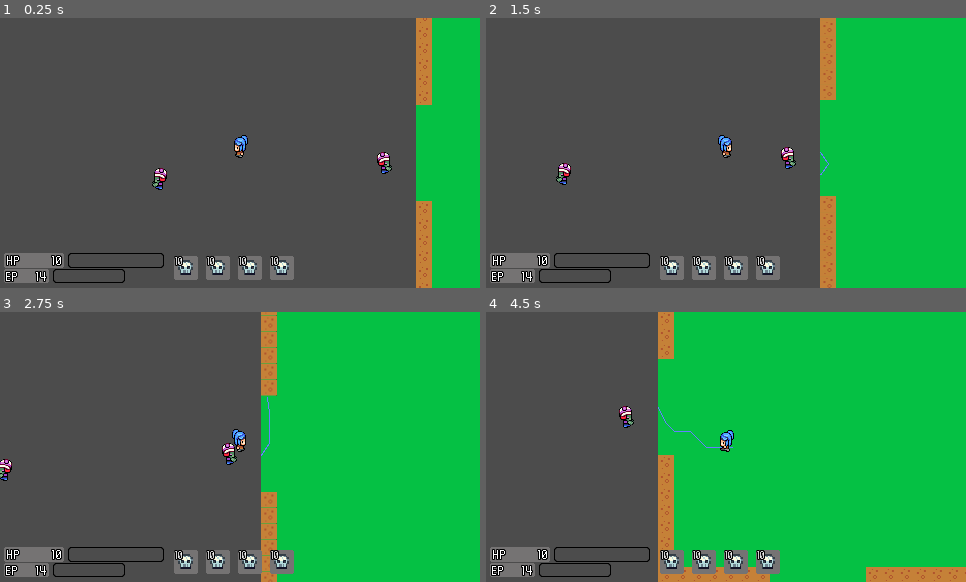
Above: before the commit, frames 1-4 (two rows, left to right).
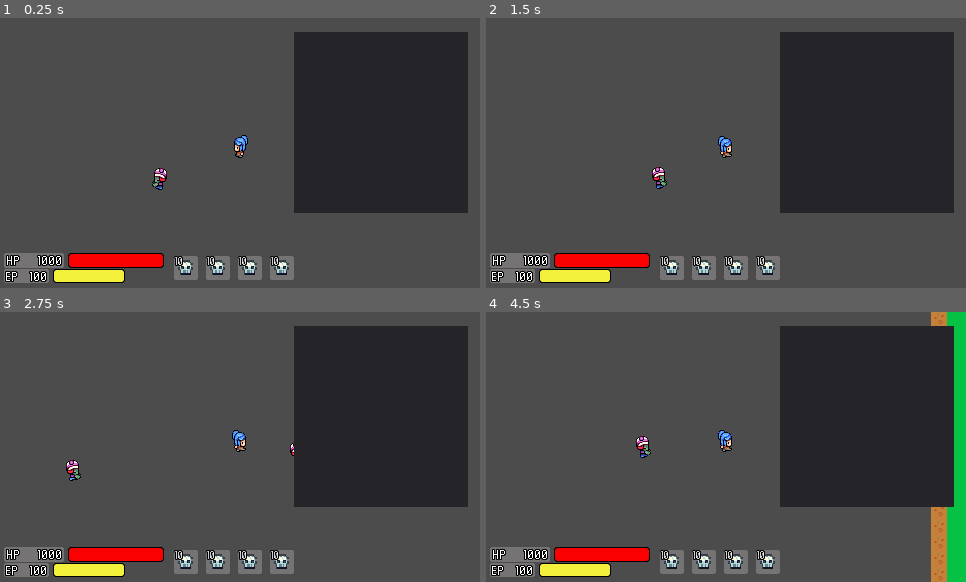
Above: after the commit, the same moments.

Repository: destroysound/DungeonCrawl
Game: Godot game, scene res://GameScene.tscn
Same seed, same stepped clock (60 frames per second), same inputs: the game is played once before the commit and once after it.
Inputs (mouse positions are in pixels of both pictures, inside the frame that each line leads up to):
- Up to frame 1 (0.25 s): no input
- Up to frame 2 (1.5 s): move the mouse to (870, 163) at 0.52 s; click (870, 163) at 0.67 s; move the mouse to (586, 174) at 1.27 s; click (586, 174) at 1.42 s
- Up to frame 3 (2.75 s): move the mouse to (288, 387) at 2.02 s; click (288, 387) at 2.17 s
- Up to frame 4 (4.5 s): move the mouse to (702, 501) at 2.77 s; click (702, 501) at 2.92 s; move the mouse to (870, 487) at 3.52 s; click (870, 487) at 3.67 s; move the mouse to (582, 406) at 4.27 s; click (582, 406) at 4.42 s

The runs differ from the first frame. In frame 1, 32% of the frame differs, in the area x 6-100%, y 0-100%; in frame 2, 38%; in frame 3, 48%; in frame 4, 62%.
Error before the commit: Invalid get index 'maxHp' (on base: 'null instance'). (res://GUI.gd:14)

Commit message:
invintory ui

Diff:
--- a/GUI.gd
+++ b/GUI.gd
@@ -11,8 +11,8 @@
 var animated_stamina = 0
 
 func _ready():
+	var playerMaxStamina = player.maxStamina
 	var playerMaxHp = player.maxHp
-	var playerMaxStamina = player.maxStamina
 	life_bar.max_value = playerMaxHp
 	stamina_bar.max_value = playerMaxStamina
 	animated_health = player.curHp
--- a/GUI.tscn
+++ b/GUI.tscn
@@ -1,15 +1,14 @@
-[gd_scene load_steps=5 format=2]
+[gd_scene load_steps=6 format=2]
 
 [ext_resource path="res://LifeBar.tscn" type="PackedScene" id=1]
 [ext_resource path="res://GUI.gd" type="Script" id=2]
 [ext_resource path="res://Ability.tscn" type="PackedScene" id=3]
 [ext_resource path="res://EnergyBar.tscn" type="PackedScene" id=4]
+[ext_resource path="res://InventoryGrid.gd" type="Script" id=5]
 
 [node name="UI" type="Control"]
 anchor_right = 1.0
 anchor_bottom = 1.0
-margin_top = 199.0
-margin_right = -19.0
 mouse_filter = 2
 script = ExtResource( 2 )
 __meta__ = {
@@ -35,7 +34,7 @@
 [node name="HBoxContainer" type="HBoxContainer" parent="GUI"]
 margin_left = 4.0
 margin_top = 24.0
-margin_right = 374.0
+margin_right = 390.0
 margin_bottom = 54.0
 mouse_filter = 2
 size_flags_vertical = 8
@@ -79,3 +78,24 @@
 [node name="Ability3" parent="GUI/HBoxContainer/Abilities" instance=ExtResource( 3 )]
 margin_left = 96.0
 margin_right = 120.0
+
+[node name="Panel" type="Panel" parent="."]
+margin_left = 294.0
+margin_top = 14.0
+margin_right = 468.0
+margin_bottom = 195.0
+__meta__ = {
+"_edit_use_anchors_": false
+}
+
+[node name="GridContainer" type="GridContainer" parent="Panel"]
+anchor_right = 1.0
+anchor_bottom = 1.0
+margin_left = 10.0
+margin_top = 10.0
+margin_right = -10.0
+margin_bottom = -10.0
+script = ExtResource( 5 )
+__meta__ = {
+"_edit_use_anchors_": false
+}
--- a/GameScene.tscn
+++ b/GameScene.tscn
@@ -41,3 +41,6 @@
 modulate = Color( 1, 1, 1, 0.498039 )
 begin_cap_mode = 2
 end_cap_mode = 2
+[connection signal="died" from="YSort/Player" to="CanvasLayer/UI" method="_on_Player_died"]
+[connection signal="health_changed" from="YSort/Player" to="CanvasLayer/UI" method="_on_Player_health_changed"]
+[connection signal="stamina_changed" from="YSort/Player" to="CanvasLayer/UI" method="_on_Player_stamina_changed"]
--- /dev/null
+++ b/InventoryGrid.gd
@@ -0,0 +1,18 @@
+extends GridContainer
+
+onready var gameScene = $"/root/GameScene"
+
+func _ready():
+	gameScene.connect("player_initialised", self, "_on_player_initialised")
+
+func _on_player_initialised(player):
+	player.inventory.connect("inventory_changed", self, "_on_player_inventory_changed")
+
+func _on_player_inventory_changed(inventory):
+	for n in get_children():
+		n.queue_free()
+
+	for item in inventory.get_items():
+		var item_label = Label.new()
+		item_label.text = "%s * %d" % [item.item_reference.name, item.quantity]
+		add_child(item_label)
--- a/Item.gd
+++ b/Item.gd
@@ -6,7 +6,7 @@
 export var max_stack_size : int = 1
 
 #examples of more properties we could store
-enum ItemType { GENERIC, CONSUMABLE, QUEST, EQUIPTMENT }
+enum ItemType { GENERIC, CONSUMABLE, QUEST, EQUIPMENT }
 export(ItemType) var type
 export var texture : Texture
 export var mesh : Mesh
--- /dev/null
+++ b/Items/Potion.tres
@@ -0,0 +1,10 @@
+[gd_resource type="Resource" load_steps=2 format=2]
+
+[ext_resource path="res://Item.gd" type="Script" id=1]
+
+[resource]
+script = ExtResource( 1 )
+name = "Sword"
+stackable = false
+max_stack_size = 1
+type = 3
--- a/Managment/GameScene.gd
+++ b/Managment/GameScene.gd
@@ -1,8 +1,6 @@
 extends Node2D
 
 signal player_initialised
-
-var player
 
 onready var nav_2d : Navigation2D = $Navigation2D
 onready var character : KinematicBody2D = $YSort/Player
@@ -12,7 +10,7 @@
 var wasPathing: bool = false
 
 func _process(delta):
-	if not player:
+	if not character:
 		initialise_player()
 		return
 	OS.set_window_title(" fps: " + str(Engine.get_frames_per_second()))
@@ -28,23 +26,23 @@
 	pass
 
 func initialise_player():
-	player = get_tree().get_root().get_node("/root/GameScene/YSort/Player")
-	if not player:
+	character = get_tree().get_root().get_node("/root/GameScene/YSort/Player")
+	if not character:
 		return
 
-	emit_signal("player_initialised", player)
+	emit_signal("player_initialised", character)
 
-	player.invintory.connect("invintory_changed", self, "_on_player_invintory_changed")
+	character.inventory.connect("inventory_changed", self, "_on_player_inventory_changed")
 
-	var existing_invintory = load("user://invintory.tres")
-	if existing_invintory:
-		player.invintory.set_items(existing_invintory.get_items())
+	var existing_inventory = load("user://inventory.tres")
+	if existing_inventory:
+		character.inventory.set_items(existing_inventory.get_items())
 	else:
 		#give player 3 potions
-		player.invintory.add_items("Potion", 3)
+		character.inventory.add_items("Potion", 3)
 
-func _on_player_invintory_changed(invintory):
-	ResourceSaver.save("user://invintory.tres", invintory)
+func _on_player_inventory_changed(inventory):
+	ResourceSaver.save("user://inventory.tres", inventory)
 
 func _unhandled_input(event: InputEvent) -> void:
 	if not event is InputEventMouseButton:
--- a/Player/Invintory.gd
+++ b/Player/Inventory.gd
@@ -1,13 +1,13 @@
 extends Node
-class_name Invintory
+class_name inventory
 
-signal invintory_changed
+signal inventory_changed
 
 export var _items = Array() setget set_items, get_items
 
 func set_items(new_items):
 	_items = new_items
-	emit_signal("invintory_changed", self)
+	emit_signal("inventory_changed", self)
 
 func get_items():
 	return _items
@@ -33,15 +33,15 @@
 			if remaining_quantity == 0:
 				break
 
-			var invintory_item = _items[i]
+			var inventory_item = _items[i]
 
-			if invintory_item.item_reference.name != item.name:
+			if inventory_item.item_reference.name != item.name:
 				continue
 
-			if invintory_item.quantity < max_stack_size:
-				var original_quantity = invintory_item.quantity
-				invintory_item.quantity = min(original_quantity + remaining_quantity, max_stack_size)
-				remaining_quantity -= invintory_item.quantity - original_quantity
+			if inventory_item.quantity < max_stack_size:
+				var original_quantity = inventory_item.quantity
+				inventory_item.quantity = min(original_quantity + remaining_quantity, max_stack_size)
+				remaining_quantity -= inventory_item.quantity - original_quantity
 	while remaining_quantity > 0:
 		var new_item = {
 			item_reference = item,
@@ -50,4 +50,4 @@
 		_items.append(new_item)
 		remaining_quantity -= new_item.quantity
 
-	emit_signal("invintory_changed", self)
+	emit_signal("inventory_changed", self)
--- a/Player/Player.gd
+++ b/Player/Player.gd
@@ -20,8 +20,8 @@
 
 var damageText = preload("res://DamageText.tscn")
 
-var invintory_resource = load("res://Player/Invintory.gd")
-var invintory = invintory_resource.new()
+var inventory_resource = load("res://Player/Inventory.gd")
+var inventory = inventory_resource.new()
 
 signal health_changed(curHp, maxHp)
 signal stamina_changed(curStamina, maxStamina)
--- a/Player/Player.tscn
+++ b/Player/Player.tscn
@@ -29,87 +29,87 @@
 [sub_resource type="AtlasTexture" id=7]
 flags = 4
 atlas = ExtResource( 1 )
+region = Rect2( 0, 0, 16, 32 )
+
+[sub_resource type="AtlasTexture" id=8]
+flags = 4
+atlas = ExtResource( 1 )
+region = Rect2( 16, 0, 16, 32 )
+
+[sub_resource type="AtlasTexture" id=9]
+flags = 4
+atlas = ExtResource( 1 )
+region = Rect2( 32, 0, 16, 32 )
+
+[sub_resource type="AtlasTexture" id=10]
+flags = 4
+atlas = ExtResource( 1 )
+region = Rect2( 48, 32, 16, 32 )
+
+[sub_resource type="AtlasTexture" id=11]
+flags = 4
+atlas = ExtResource( 1 )
+region = Rect2( 64, 32, 16, 32 )
+
+[sub_resource type="AtlasTexture" id=12]
+flags = 4
+atlas = ExtResource( 1 )
+region = Rect2( 48, 64, 16, 32 )
+
+[sub_resource type="AtlasTexture" id=13]
+flags = 4
+atlas = ExtResource( 1 )
+region = Rect2( 64, 64, 16, 32 )
+
+[sub_resource type="AtlasTexture" id=14]
+flags = 4
+atlas = ExtResource( 1 )
+region = Rect2( 0, 32, 16, 32 )
+
+[sub_resource type="AtlasTexture" id=15]
+flags = 4
+atlas = ExtResource( 1 )
+region = Rect2( 16, 32, 16, 32 )
+
+[sub_resource type="AtlasTexture" id=16]
+flags = 4
+atlas = ExtResource( 1 )
+region = Rect2( 32, 32, 16, 32 )
+
+[sub_resource type="AtlasTexture" id=17]
+flags = 4
+atlas = ExtResource( 1 )
+region = Rect2( 48, 96, 16, 32 )
+
+[sub_resource type="AtlasTexture" id=18]
+flags = 4
+atlas = ExtResource( 1 )
+region = Rect2( 64, 96, 16, 32 )
+
+[sub_resource type="AtlasTexture" id=19]
+flags = 4
+atlas = ExtResource( 1 )
+region = Rect2( 0, 96, 16, 32 )
+
+[sub_resource type="AtlasTexture" id=20]
+flags = 4
+atlas = ExtResource( 1 )
+region = Rect2( 16, 96, 16, 32 )
+
+[sub_resource type="AtlasTexture" id=21]
+flags = 4
+atlas = ExtResource( 1 )
+region = Rect2( 32, 96, 16, 32 )
+
+[sub_resource type="AtlasTexture" id=22]
+flags = 4
+atlas = ExtResource( 1 )
 region = Rect2( 48, 0, 16, 32 )
 
-[sub_resource type="AtlasTexture" id=8]
+[sub_resource type="AtlasTexture" id=23]
 flags = 4
 atlas = ExtResource( 1 )
 region = Rect2( 64, 0, 16, 32 )
-
-[sub_resource type="AtlasTexture" id=9]
-flags = 4
-atlas = ExtResource( 1 )
-region = Rect2( 0, 96, 16, 32 )
-
-[sub_resource type="AtlasTexture" id=10]
-flags = 4
-atlas = ExtResource( 1 )
-region = Rect2( 16, 96, 16, 32 )
-
-[sub_resource type="AtlasTexture" id=11]
-flags = 4
-atlas = ExtResource( 1 )
-region = Rect2( 32, 96, 16, 32 )
-
-[sub_resource type="AtlasTexture" id=12]
-flags = 4
-atlas = ExtResource( 1 )
-region = Rect2( 48, 32, 16, 32 )
-
-[sub_resource type="AtlasTexture" id=13]
-flags = 4
-atlas = ExtResource( 1 )
-region = Rect2( 64, 32, 16, 32 )
-
-[sub_resource type="AtlasTexture" id=14]
-flags = 4
-atlas = ExtResource( 1 )
-region = Rect2( 48, 64, 16, 32 )
-
-[sub_resource type="AtlasTexture" id=15]
-flags = 4
-atlas = ExtResource( 1 )
-region = Rect2( 64, 64, 16, 32 )
-
-[sub_resource type="AtlasTexture" id=16]
-flags = 4
-atlas = ExtResource( 1 )
-region = Rect2( 0, 0, 16, 32 )
-
-[sub_resource type="AtlasTexture" id=17]
-flags = 4
-atlas = ExtResource( 1 )
-region = Rect2( 16, 0, 16, 32 )
-
-[sub_resource type="AtlasTexture" id=18]
-flags = 4
-atlas = ExtResource( 1 )
-region = Rect2( 32, 0, 16, 32 )
-
-[sub_resource type="AtlasTexture" id=19]
-flags = 4
-atlas = ExtResource( 1 )
-region = Rect2( 48, 96, 16, 32 )
-
-[sub_resource type="AtlasTexture" id=20]
-flags = 4
-atlas = ExtResource( 1 )
-region = Rect2( 64, 96, 16, 32 )
-
-[sub_resource type="AtlasTexture" id=21]
-flags = 4
-atlas = ExtResource( 1 )
-region = Rect2( 0, 32, 16, 32 )
-
-[sub_resource type="AtlasTexture" id=22]
-flags = 4
-atlas = ExtResource( 1 )
-region = Rect2( 16, 32, 16, 32 )
-
-[sub_resource type="AtlasTexture" id=23]
-flags = 4
-atlas = ExtResource( 1 )
-region = Rect2( 32, 32, 16, 32 )
 
 [sub_resource type="SpriteFrames" id=24]
 animations = [ {
@@ -118,39 +118,39 @@
 "name": "walk_right",
 "speed": 5.0
 }, {
-"frames": [ SubResource( 7 ), SubResource( 8 ) ],
+"frames": [ SubResource( 7 ), SubResource( 8 ), SubResource( 9 ) ],
+"loop": true,
+"name": "walk_down",
+"speed": 5.0
+}, {
+"frames": [ SubResource( 10 ), SubResource( 11 ) ],
+"loop": true,
+"name": "attack_left",
+"speed": 5.0
+}, {
+"frames": [ SubResource( 12 ), SubResource( 13 ) ],
+"loop": true,
+"name": "attack_right",
+"speed": 5.0
+}, {
+"frames": [ SubResource( 14 ), SubResource( 15 ), SubResource( 16 ) ],
+"loop": true,
+"name": "walk_left",
+"speed": 5.0
+}, {
+"frames": [ SubResource( 17 ), SubResource( 18 ) ],
+"loop": true,
+"name": "attack_up",
+"speed": 5.0
+}, {
+"frames": [ SubResource( 19 ), SubResource( 20 ), SubResource( 21 ) ],
+"loop": true,
+"name": "walk_up",
+"speed": 5.0
+}, {
+"frames": [ SubResource( 22 ), SubResource( 23 ) ],
 "loop": true,
 "name": "attack_down",
-"speed": 5.0
-}, {
-"frames": [ SubResource( 9 ), SubResource( 10 ), SubResource( 11 ) ],
-"loop": true,
-"name": "walk_up",
-"speed": 5.0
-}, {
-"frames": [ SubResource( 12 ), SubResource( 13 ) ],
-"loop": true,
-"name": "attack_left",
-"speed": 5.0
-}, {
-"frames": [ SubResource( 14 ), SubResource( 15 ) ],
-"loop": true,
-"name": "attack_right",
-"speed": 5.0
-}, {
-"frames": [ SubResource( 16 ), SubResource( 17 ), SubResource( 18 ) ],
-"loop": true,
-"name": "walk_down",
-"speed": 5.0
-}, {
-"frames": [ SubResource( 19 ), SubResource( 20 ) ],
-"loop": true,
-"name": "attack_up",
-"speed": 5.0
-}, {
-"frames": [ SubResource( 21 ), SubResource( 22 ), SubResource( 23 ) ],
-"loop": true,
-"name": "walk_left",
 "speed": 5.0
 } ]
 
--- a/project.godot
+++ b/project.godot
@@ -14,20 +14,20 @@
 "language": "GDScript",
 "path": "res://DamageText.gd"
 }, {
-"base": "Node",
-"class": "Invintory",
-"language": "GDScript",
-"path": "res://Player/Invintory.gd"
-}, {
 "base": "Resource",
 "class": "ItemResource",
 "language": "GDScript",
 "path": "res://Item.gd"
+}, {
+"base": "Node",
+"class": "inventory",
+"language": "GDScript",
+"path": "res://Player/Inventory.gd"
 } ]
 _global_script_class_icons={
 "DamageText": "",
-"Invintory": "",
-"ItemResource": ""
+"ItemResource": "",
+"inventory": ""
 }
 
 [application]
@@ -38,7 +38,6 @@
 
 [autoload]
 
-GameScene="*res://Managment/GameScene.gd"
 ItemDatabase="*res://Managment/ItemDatabase.gd"
 
 [display]
Not shown, added: Sprites/Blue Potion.png.import
Not shown, added: Sprites/Green Potion.png.import
Not shown, added: Sprites/Iron Sword.png.import
Not shown, added: Sprites/Purple Potion.png.import
Not shown, added: Sprites/Red Potion.png.import
Not shown, added: Sprites/Small Key.png.import
Not shown, added: Sprites/Wooden Sword.png.import
Not shown, added: Sprites/Yellow Potion.png.import
